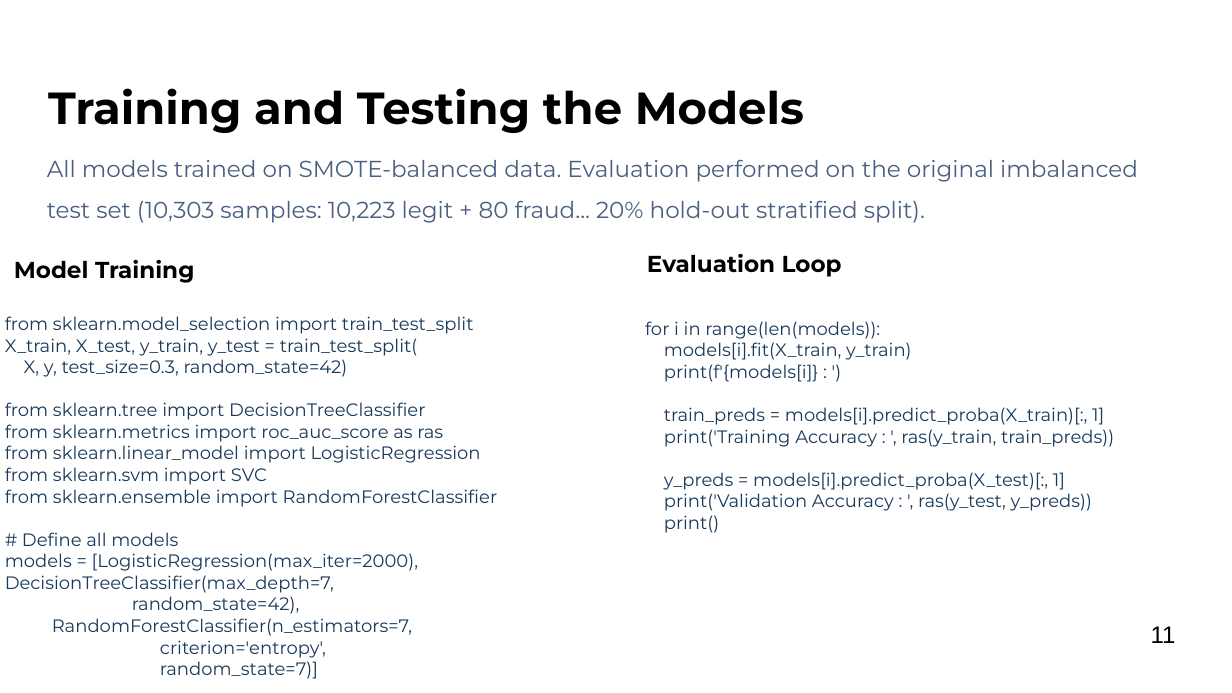
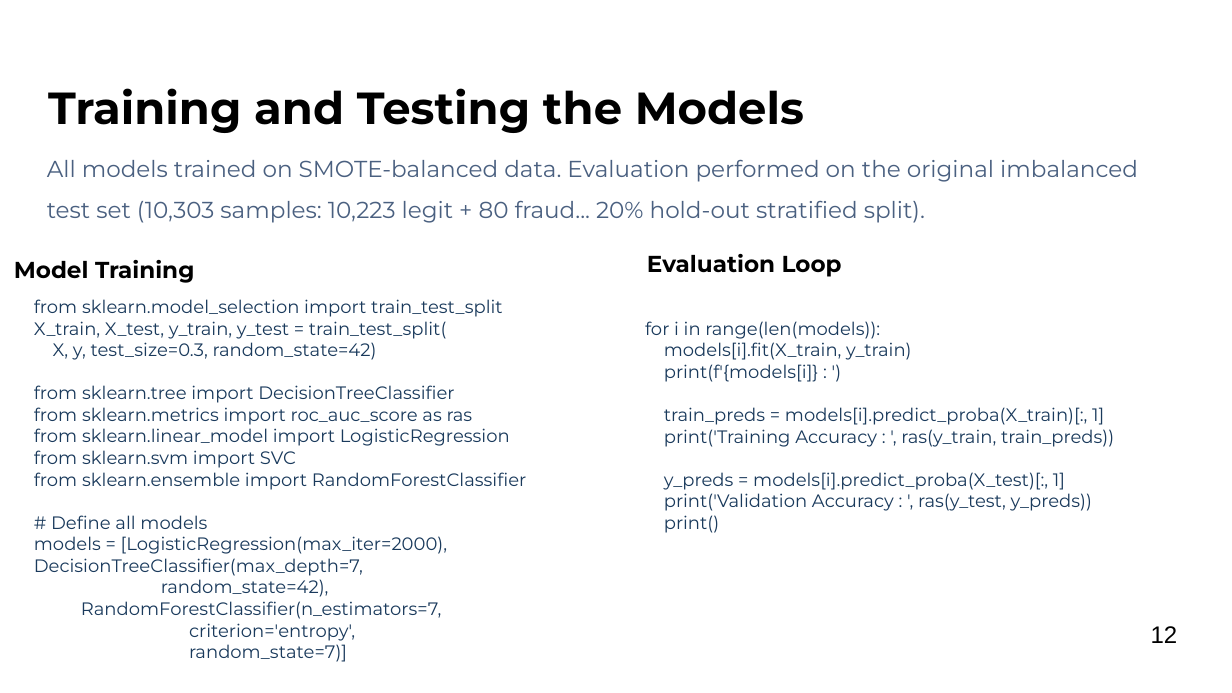
Before and after one commit to shraddhaGit-1813/DS_proj, a slide deck: slide 12 of ShraddhaTiwari - Final Presentation.pptx (slide 11 before the commit). Drawn at 1232x693 pixels with LibreOffice and Linux fonts; fonts in the diff are those of the drawing; background and template pictures are left out. Boxes give left, top, right and bottom in pixels: in the first picture for what was removed or moved away, otherwise in the second. Text is boxed around its words. In the diff, an @@ line names an element or a change of style, - is before the commit and + after.

```diff
--- a/ShraddhaTiwari - Final Presentation.pptx
+++ b/ShraddhaTiwari - Final Presentation.pptx
@@ text "from sklearn.model_selection import train_test_split": place and size @@
-text "from sklearn.model_selection import train_test_split" at <box>5,316,497,679</box>
+text "from sklearn.model_selection import train_test_split" at <box>34,299,526,662</box>
@@ page number at <box>1151,626,1178,643</box>: text changed @@
-11
+12
```
Also in this commit, not shown: 1 slide added.
